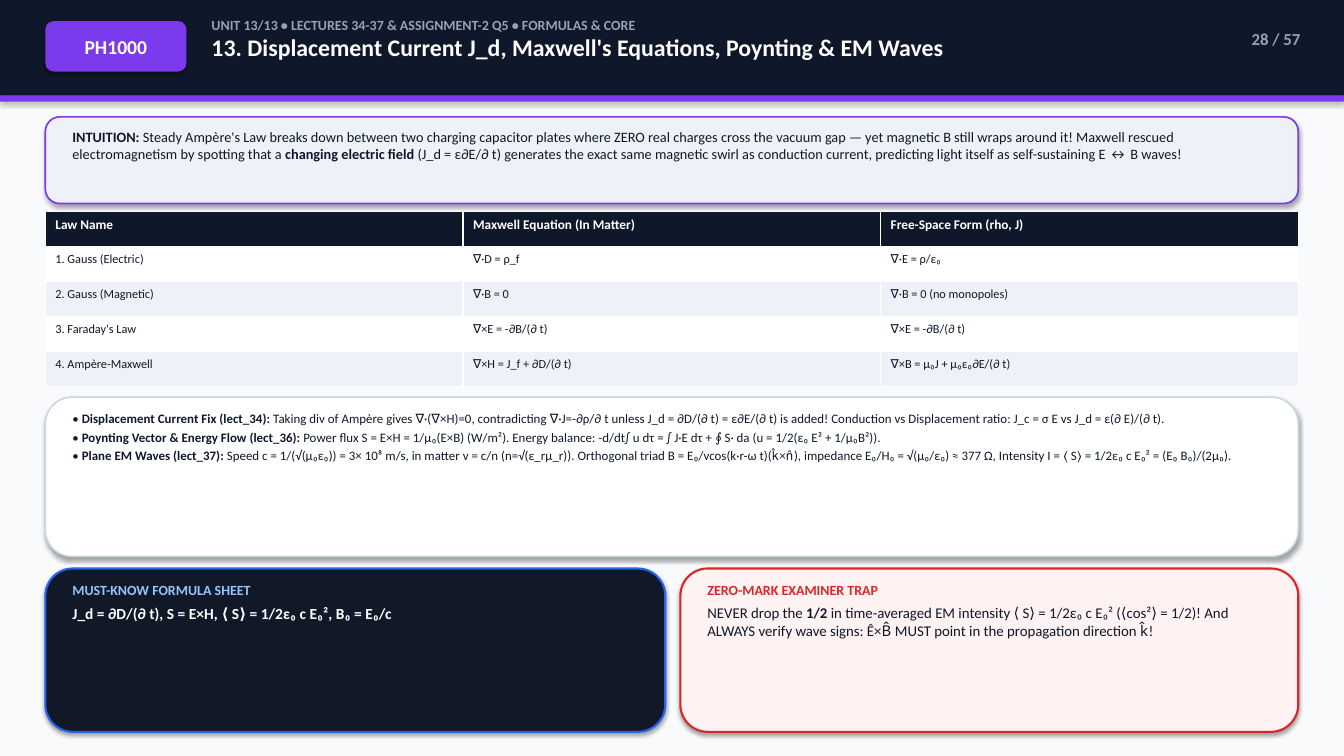
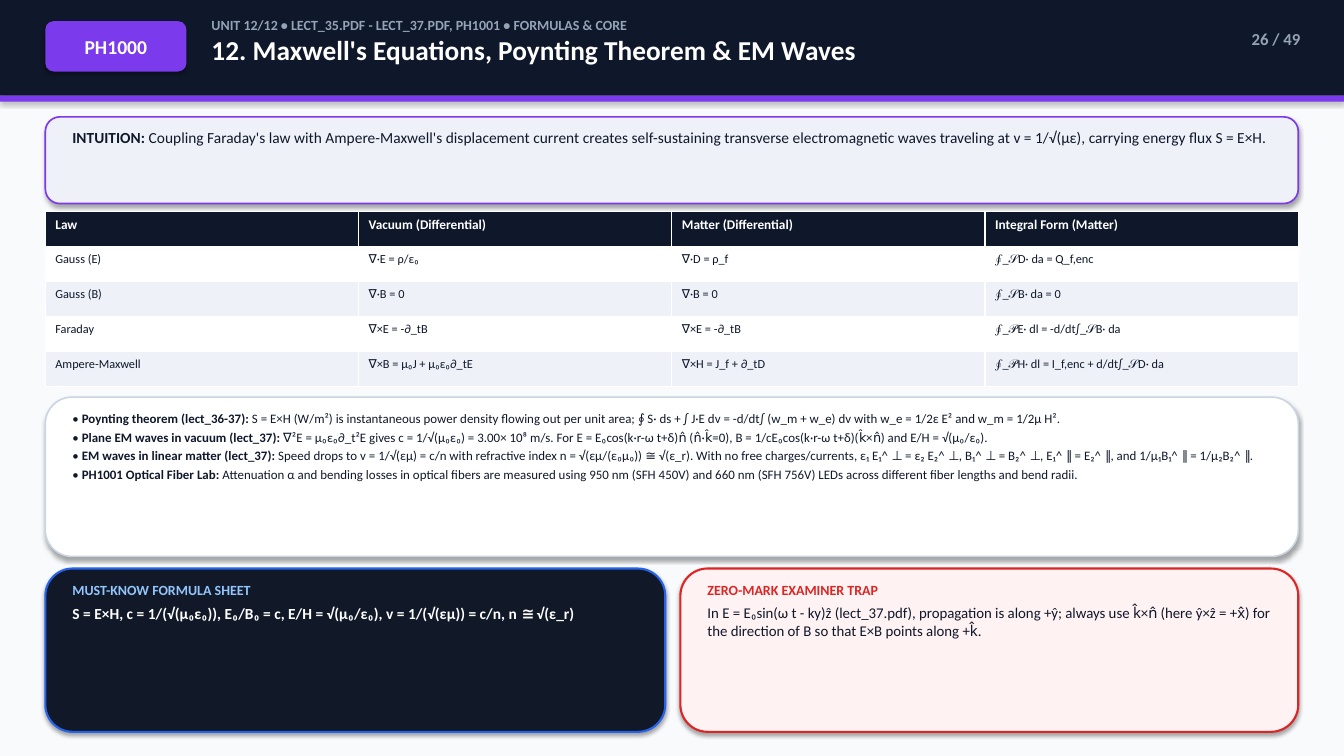
Before and after one commit to Sachitt-AV-08/iiitdm-sem1-study-hub, a slide deck: slide 26 of decks/PH1000_Electromagnetics_Exam_Deck.pptx (slide 28 before the commit). Drawn at 1344x756 pixels with LibreOffice and Linux fonts; fonts in the diff are those of the drawing. Boxes give left, top, right and bottom in pixels: in the first picture for what was removed or moved away, otherwise in the second. Text is boxed around its words. In the diff, an @@ line names an element or a change of style, - is before the commit and + after.

```diff
--- a/decks/PH1000_Electromagnetics_Exam_Deck.pptx
+++ b/decks/PH1000_Electromagnetics_Exam_Deck.pptx
@@ text at box(211, 20, 855, 65): text changed; size 17 to 10 pt; text colour #FFFFFF to #94A3B8 @@
-UNIT 13/13 • LECTURES 34-37 & ASSIGNMENT-2 Q5 • FORMULAS & CORE
-13. Displacement Current J_d, Maxwell's Equations, Poynting & EM Waves
+UNIT 12/12 • LECT_35.PDF - LECT_37.PDF, PH1001 • FORMULAS & CORE
+12. Maxwell's Equations, Poynting Theorem & EM Waves
@@ text at box(1252, 33, 1300, 45): text changed @@
-28 / 57
+26 / 49
@@ text at box(72, 130, 1266, 146): text changed; size 10.2 to 11 pt @@
-INTUITION: Steady Ampère's Law breaks down between two charging capacitor plates where ZERO real charges cross the vacuum gap — yet magnetic B still wraps around it! Maxwell rescued electromagnetism by spotting that a changing electric field (J_d = ε∂E/∂ t) generates the exact same magnetic swirl as conduction current, predicting light itself as self-sustaining E ↔ B waves!
+INTUITION: Coupling Faraday's law with Ampere-Maxwell's displacement current creates self-sustaining transverse electromagnetic waves traveling at v = 1/√(με), carrying energy flux S = E×H.
@@ table at box(45, 212, 1300, 387) @@
-column 1: Law Name | 1. Gauss (Electric) | 2. Gauss (Magnetic) | 3. Faraday's Law | 4. Ampère-Maxwell
-column 2: Maxwell Equation (In Matter) | ∇·D = ρ_f | ∇·B = 0 | ∇×E = -∂B/(∂ t) | ∇×H = J_f + ∂D/(∂ t)
-column 3: Free-Space Form (rho, J) | ∇·E = ρ/ε₀ | ∇·B = 0 (no monopoles) | ∇×E = -∂B/(∂ t) | ∇×B = μ₀J + μ₀ε₀∂E/(∂ t)
+column 1: Law | Gauss (E) | Gauss (B) | Faraday | Ampere-Maxwell
+column 2: Vacuum (Differential) | ∇·E = ρ/ε₀ | ∇·B = 0 | ∇×E = -∂_tB | ∇×B = μ₀J + μ₀ε₀∂_tE
+column 3: Matter (Differential) | ∇·D = ρ_f | ∇·B = 0 | ∇×E = -∂_tB | ∇×H = J_f + ∂_tD
+column 4: Integral Form (Matter) | ∮_𝒮D· da = Q_f,enc | ∮_𝒮B· da = 0 | ∮_𝒫E· dl = -d/dt∫_𝒮B· da | ∮_𝒫H· dl = I_f,enc + d/dt∫_𝒮D· da
@@ text at box(82, 413, 1241, 482): text changed @@
-• Displacement Current Fix (lect_34): Taking div of Ampère gives ∇·(∇×H)=0, contradicting ∇·J=-∂ρ/∂ t unless J_d = ∂D/(∂ t) = ε∂E/(∂ t) is added! Conduction vs Displacement ratio: J_c = σ E vs J_d = ε(∂ E)/(∂ t).
-• Poynting Vector & Energy Flow (lect_36): Power flux S = E×H = 1/μ₀(E×B) (W/m²). Energy balance: -d/dt∫ u dτ = ∫ J·E dτ + ∮ S· da (u = 1/2(ε₀ E² + 1/μ₀B²)).
-• Plane EM Waves (lect_37): Speed c = 1/(√(μ₀ε₀)) = 3× 10⁸ m/s, in matter v = c/n (n=√(ε_rμ_r)). Orthogonal triad B = E₀/vcos(k·r-ω t)(k̂×n̂), impedance E₀/H₀ = √(μ₀/ε₀) ≈ 377 Ω, Intensity I = ⟨ S⟩ = 1/2ε₀ c E₀² = (E₀ B₀)/(2μ₀).
+• Poynting theorem (lect_36-37): S = E×H (W/m²) is instantaneous power density flowing out per unit area; ∮ S· ds + ∫ J·E dv = -d/dt∫ (w_m + w_e) dv with w_e = 1/2ε E² and w_m = 1/2μ H².
+• Plane EM waves in vacuum (lect_37): ∇²E = μ₀ε₀∂_t²E gives c = 1/√(μ₀ε₀) = 3.00× 10⁸ m/s. For E = E₀cos(k·r-ω t+δ)n̂ (n̂·k̂=0), B = 1/cE₀cos(k·r-ω t+δ)(k̂×n̂) and E/H = √(μ₀/ε₀).
+• EM waves in linear matter (lect_37): Speed drops to v = 1/√(εμ) = c/n with refractive index n = √(εμ/(ε₀μ₀)) ≅ √(ε_r). With no free charges/currents, ε₁ E₁^ ⊥ = ε₂ E₂^ ⊥, B₁^ ⊥ = B₂^ ⊥, E₁^ ∥ = E₂^ ∥, and 1/μ₁B₁^ ∥ = 1/μ₂B₂^ ∥.
+• PH1001 Optical Fiber Lab: Attenuation α and bending losses in optical fibers are measured using 950 nm (SFH 450V) and 660 nm (SFH 756V) LEDs across different fiber lengths and bend radii.
@@ text at box(72, 606, 574, 622): text changed @@
-J_d = ∂D/(∂ t), S = E×H, ⟨ S⟩ = 1/2ε₀ c E₀², B₀ = E₀/c
+S = E×H, c = 1/(√(μ₀ε₀)), E₀/B₀ = c, E/H = √(μ₀/ε₀), v = 1/(√(εμ)) = c/n, n ≅ √(ε_r)
@@ text at box(707, 605, 1270, 639): text changed @@
-NEVER drop the 1/2 in time-averaged EM intensity ⟨ S⟩ = 1/2ε₀ c E₀² (⟨cos²⟩ = 1/2)! And ALWAYS verify wave signs: Ê×B̂ MUST point in the propagation direction k̂!
+In E = E₀sin(ω t - ky)ẑ (lect_37.pdf), propagation is along +ŷ; always use k̂×n̂ (here ŷ×ẑ = +x̂) for the direction of B so that E×B points along +k̂.
```
Also in this commit, not shown: 44 other slides changed, 4 slides added, 12 slides removed, 34 other files.
